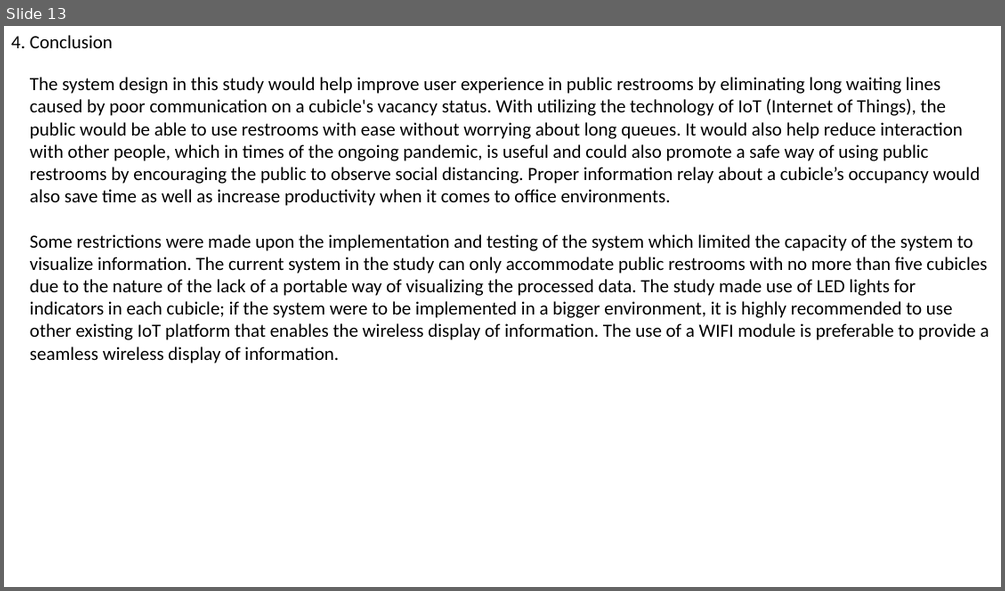
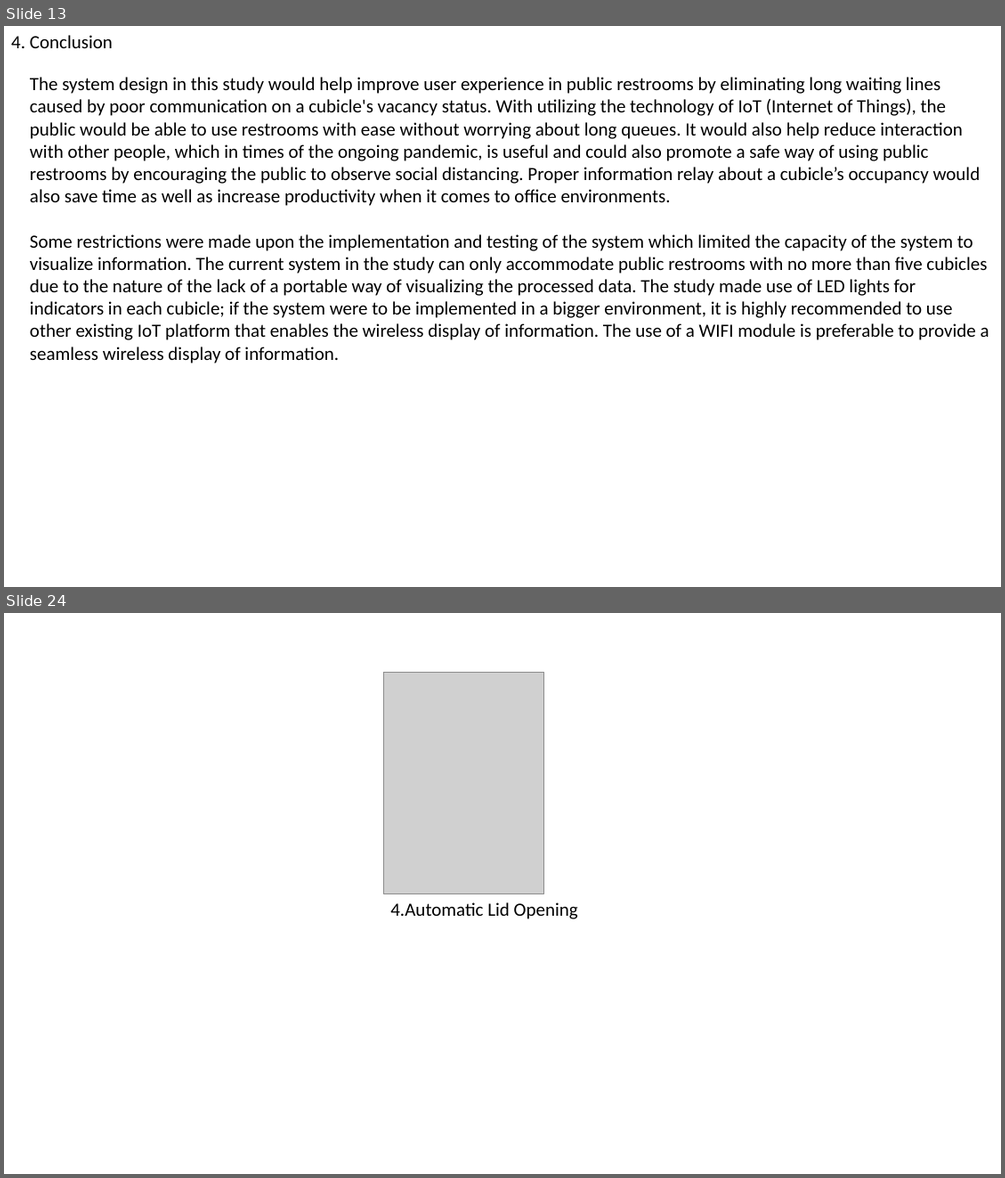
Before and after one commit to Mj454545/Mohanraj_NMIDau112421106022, a slide deck: Smart restroom.pptx. Shown one above the other, each under a label of ours: slide 13 before the commit, slides 13 and 24 after it; the slides between them are not shown. The pictures are 1005x591 and 1005x1178 pixels, drawn with LibreOffice and Linux fonts; fonts in the diff are those of the drawing; grey boxes stand for pictures. Boxes give left, top, right and bottom in pixels: in the first picture for what was removed or moved away, otherwise in the second. Text is boxed around its words. In the diff, an @@ line names an element or a change of style, - is before the commit and + after.

```diff
--- a/Smart restroom.pptx
+++ b/Smart restroom.pptx
@@ slide 24 added at box(4, 613, 1001, 1174), background #FFFFFF @@
@@ picture added at box(383, 672, 544, 893) @@
@@ text added at box(390, 902, 578, 919), 18 pt, text #000000 @@
+4.Automatic Lid Opening
```
Also in this commit, not shown: 10 other slides added.
